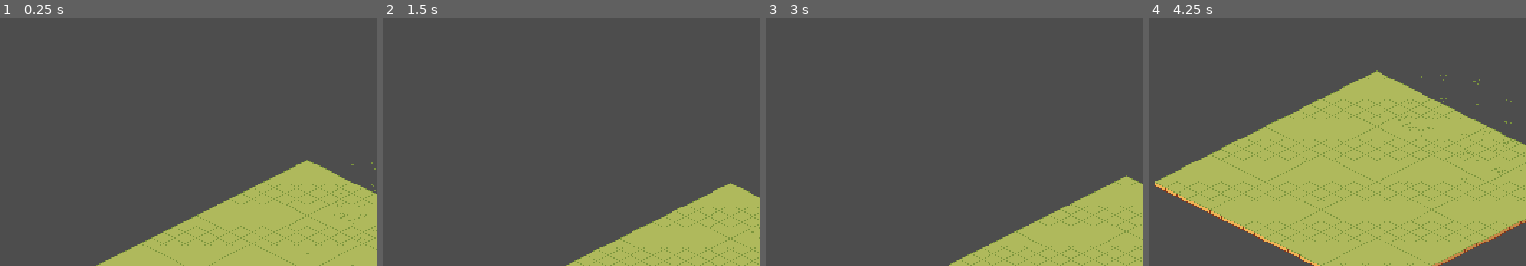
Above: before the commit, frames 1-4 (left to right).
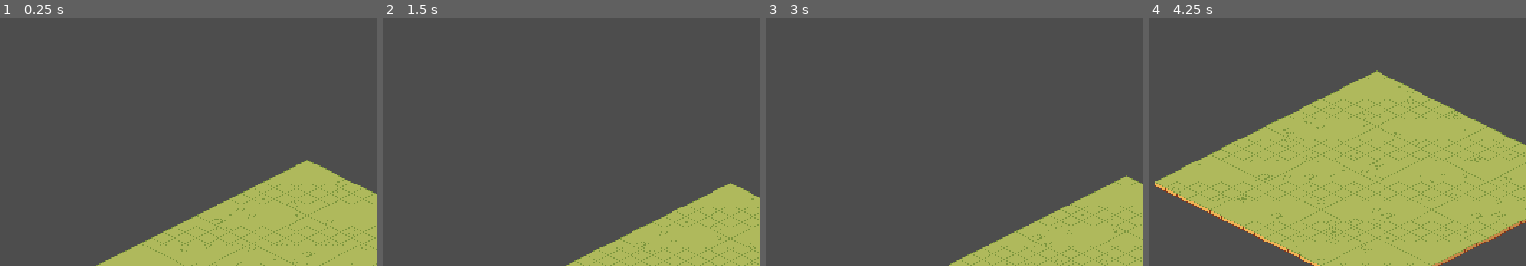
Above: after the commit, the same moments.

Repository: pquaidoo/TacHouseGame
Game: Godot game, scene res://scenes/Main.tscn
Two runs of this game, one before a commit and one after it. Both use one fixed random seed, a clock stepped at 60 frames per second and the inputs below.
Inputs (mouse positions are in pixels of both pictures, inside the frame that each line leads up to):
- Up to frame 1 (0.25 s): no input
- Up to frame 2 (1.5 s): tap Enter at 0.5 s; move the mouse to (537, 18) at 0.52 s; click (537, 18) at 0.67 s; tap Space at 1.25 s; drag from (outside the picture) to (outside the picture) at 1.27 s
- Up to frame 3 (3 s): tap Enter at 2 s; move the mouse to (outside the picture) at 2.02 s; click (outside the picture) at 2.17 s; tap Space at 2.75 s; drag from (outside the picture) to (outside the picture) at 2.77 s
- Up to frame 4 (4.25 s): tap Enter at 3.5 s; move the mouse to (1367, 107) at 3.52 s; click (1367, 107) at 3.67 s

The runs differ from the first frame. In frame 1, 0.3% of the frame differs, in the area x 47-100%, y 58-100%; in frame 2, less than 0.1%; in frame 3, less than 0.1%; in frame 4, 0.8%, in the area x 6-100%, y 22-98%.

Commit message:
working grass

Diff:
--- a/tachousegame/scenes/Map.tscn
+++ b/tachousegame/scenes/Map.tscn
@@ -254,6 +254,7 @@
 
 [sub_resource type="TileSet" id="TileSet_tm3qm"]
 tile_shape = 1
+tile_layout = 5
 tile_size = Vector2i(32, 16)
 sources/0 = SubResource("TileSetAtlasSource_yyirk")
 
Not shown: 1 places in tachousegame/scenes/Map.tscn that only renumber resources
